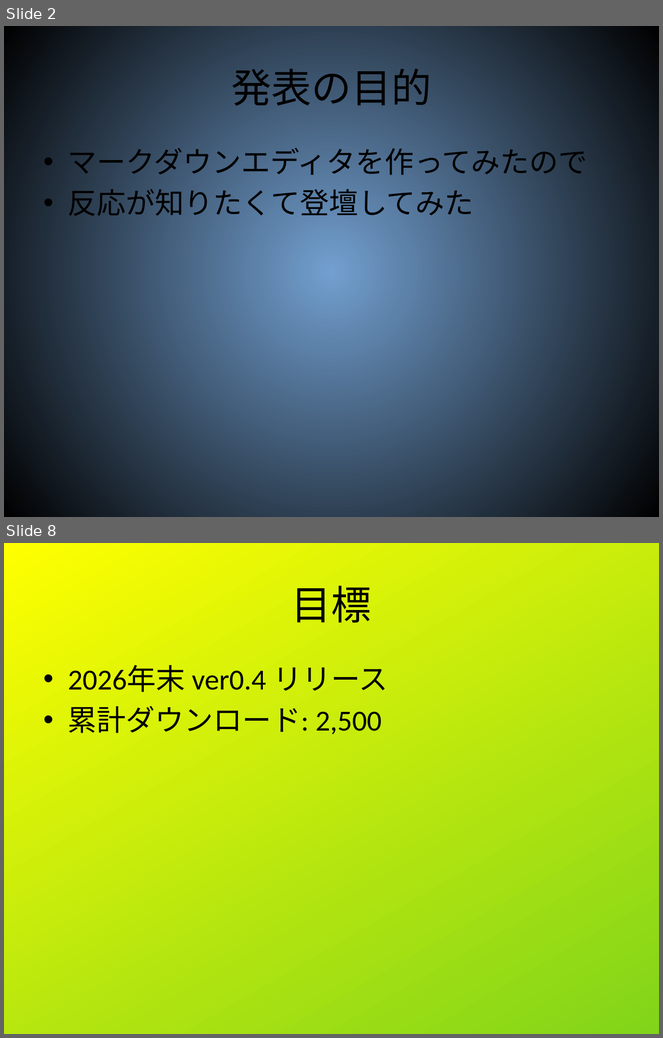
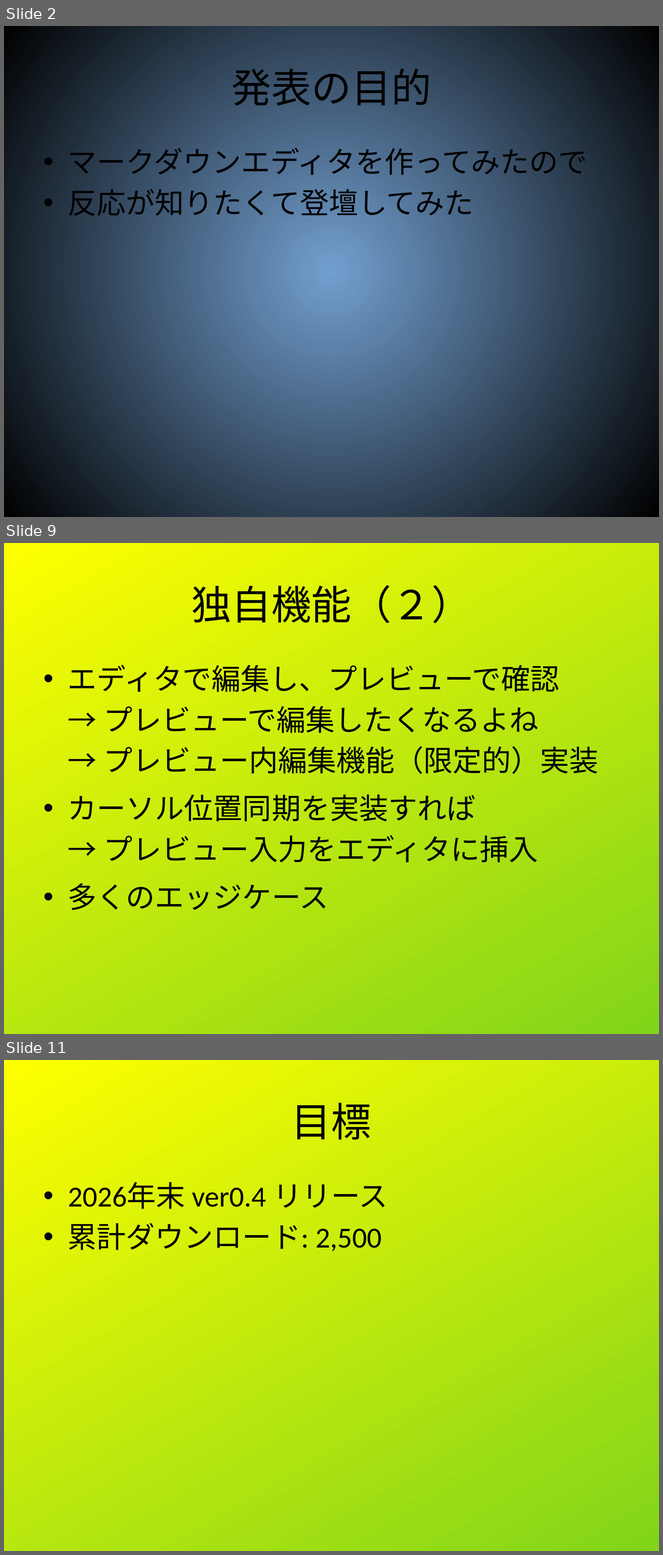
Before and after one commit to shigmas/viMarkdown, a slide deck: tech/ja/LT20260514/viMarkdown_LT.odp. Shown one above the other, each under a label of ours: slides 2 and 8 before the commit, slides 2, 9 and 11 after it; the slides between them are not shown. The pictures are 663x1038 and 663x1555 pixels, drawn with LibreOffice and Linux fonts; fonts in the diff are those of the drawing. Boxes give left, top, right and bottom in pixels: in the first picture for what was removed or moved away, otherwise in the second. Text is boxed around its words. In the diff, an @@ line names an element or a change of style, - is before the commit and + after.

```diff
--- a/tech/ja/LT20260514/viMarkdown_LT.odp
+++ b/tech/ja/LT20260514/viMarkdown_LT.odp
@@ slide 9 added at (x1=4, y1=543, x2=659, y2=1034), background gradient #FFFF00 to #81D41A @@
@@ title added at (x1=191, y1=585, x2=471, y2=623), 44 pt, text #000000 @@
+独自機能（２）
@@ text added at (x1=68, y1=665, x2=598, y2=911), 32 pt, text #000000 @@
+• エディタで編集し、プレビューで確認
+→ プレビューで編集したくなるよね
+→ プレビュー内編集機能（限定的）実装
+• カーソル位置同期を実装すれば
+→ プレビュー入力をエディタに挿入
+• 多くのエッジケース
@@ what was slide 8 is now slide 11 @@
```
Also in this commit, not shown: 5 slides changed, 2 other slides added, 3 other files.
